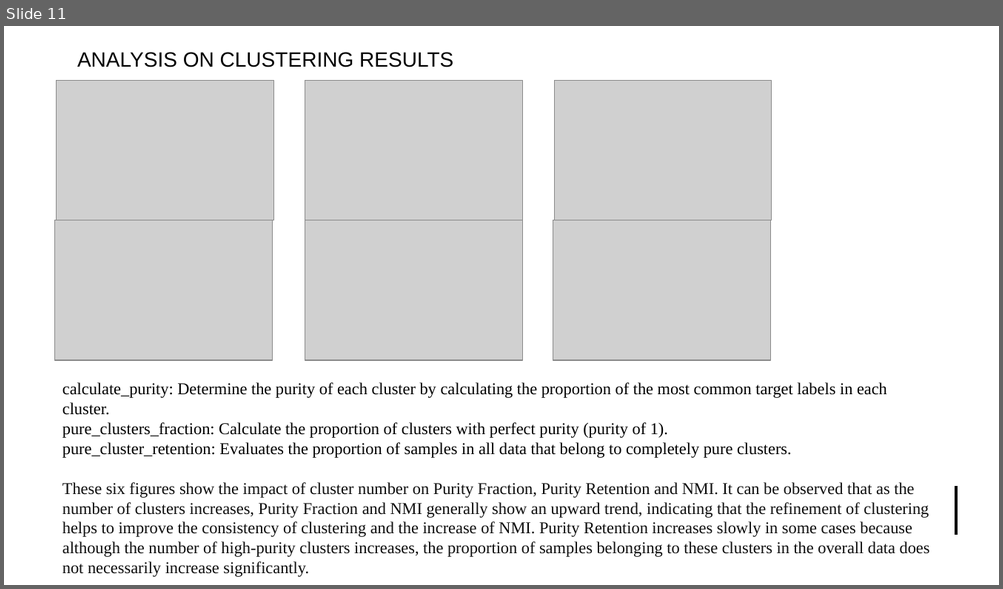
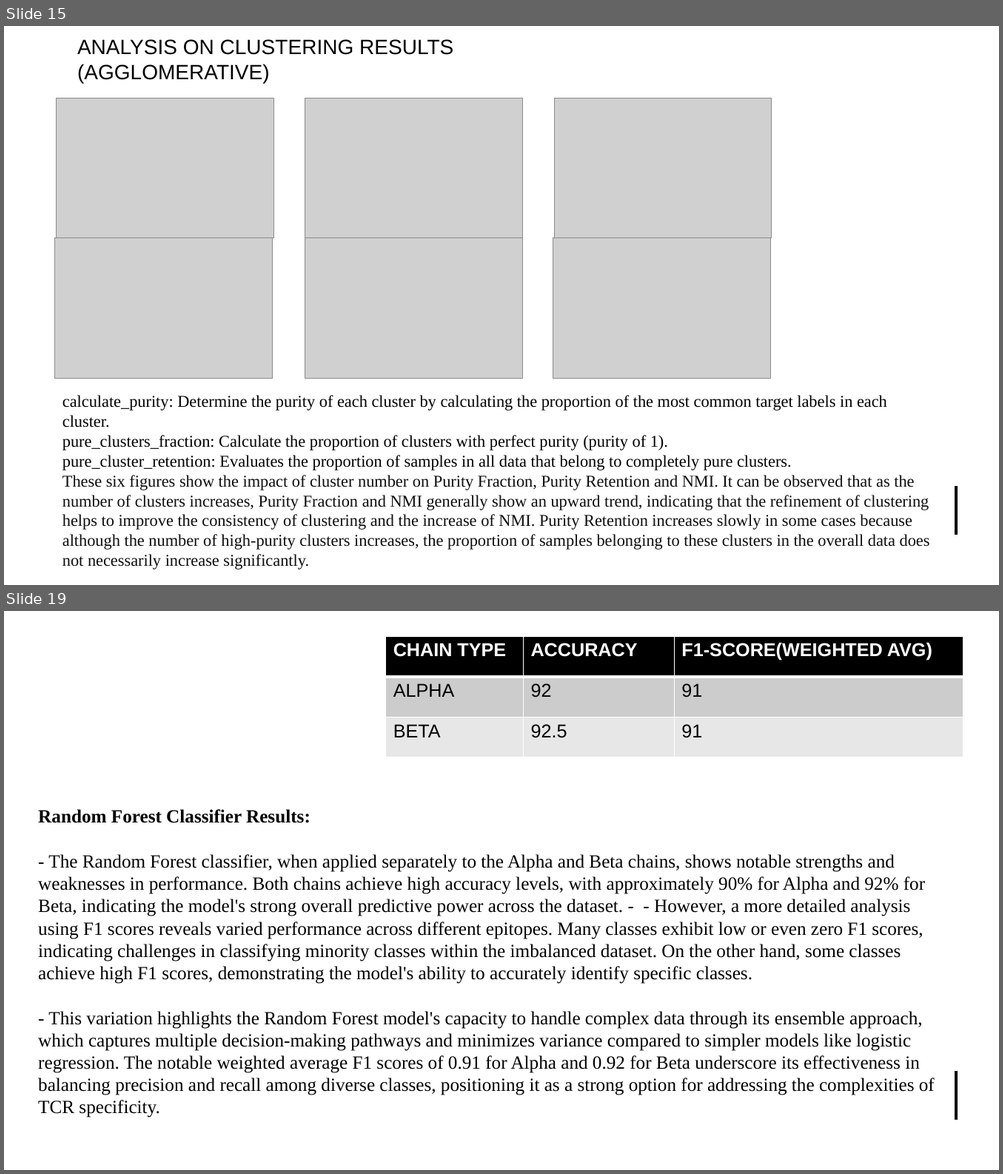
Before and after one commit to UoB-DSMP-2023-24/dsmp-2024-group4, a slide deck: summative presentation/Summative Oral Presentation-Group 4.pptx. Shown one above the other, each under a label of ours: slide 11 before the commit, slides 15 and 19 after it; the slides between them are not shown. The pictures are 1003x589 and 1003x1174 pixels, drawn with LibreOffice and Linux fonts; fonts in the diff are those of the drawing; grey boxes stand for pictures. Boxes give left, top, right and bottom in pixels: in the first picture for what was removed or moved away, otherwise in the second. Text is boxed around its words. In the diff, an @@ line names an element or a change of style, - is before the commit and + after.

```diff
--- a/summative presentation/Summative Oral Presentation-Group 4.pptx
+++ b/summative presentation/Summative Oral Presentation-Group 4.pptx
@@ slide 19 added at (4, 611, 999, 1170), background #FFFFFF; not listed: 1 template element that a slide beside it also shows @@
@@ table added at (386, 636, 963, 758), 3 rows, 3 columns @@
+CHAIN TYPE | ACCURACY | F1-SCORE(WEIGHTED AVG)
+ALPHA | 92 | 91
+BETA | 92.5 | 91
@@ text added at (38, 809, 934, 1118), 18 pt, text #000000 @@
+Random Forest Classifier Results:
+- The Random Forest classifier, when applied separately to the Alpha and Beta chains, shows notable strengths and weaknesses in performance. Both chains achieve high accuracy levels, with approximately 90% for Alpha and 92% for Beta, indicating the model's strong overall predictive power across the dataset. - - However, a more detailed analysis using F1 scores reveals varied performance across different epitopes. Many classes exhibit low or even zero F1 scores, indicating challenges in classifying minority classes within the imbalanced dataset. On the other hand, some classes achieve high F1 scores, demonstrating the model's ability to accurately identify specific classes.
+- This variation highlights the Random Forest model's capacity to handle complex data through its ensemble approach, which captures multiple decision-making pathways and minimizes variance compared to simpler models like logistic regression. The notable weighted average F1 scores of 0.91 for Alpha and 0.92 for Beta underscore its effectiveness in balancing precision and recall among diverse classes, positioning it as a strong option for addressing the complexities of TCR specificity.
@@ what was slide 11 is now slide 15 @@
@@ slide 15 changed as well @@
@@ title at (77, 39, 453, 83): text changed @@
-ANALYSIS ON CLUSTERING RESULTS
+ANALYSIS ON CLUSTERING RESULTS (AGGLOMERATIVE)
@@ 6 pictures: place and size @@
-6 pictures at (55, 81, 771, 361)
+6 pictures at (55, 99, 771, 379)
@@ text "calculate_purity: Determine the purity of ..." rewrapped from (62, 383, 930, 577) to (62, 395, 930, 570) @@
```
Also in this commit, not shown: 2 other slides changed, 16 other slides added, 8 slides removed, 1 other file.
